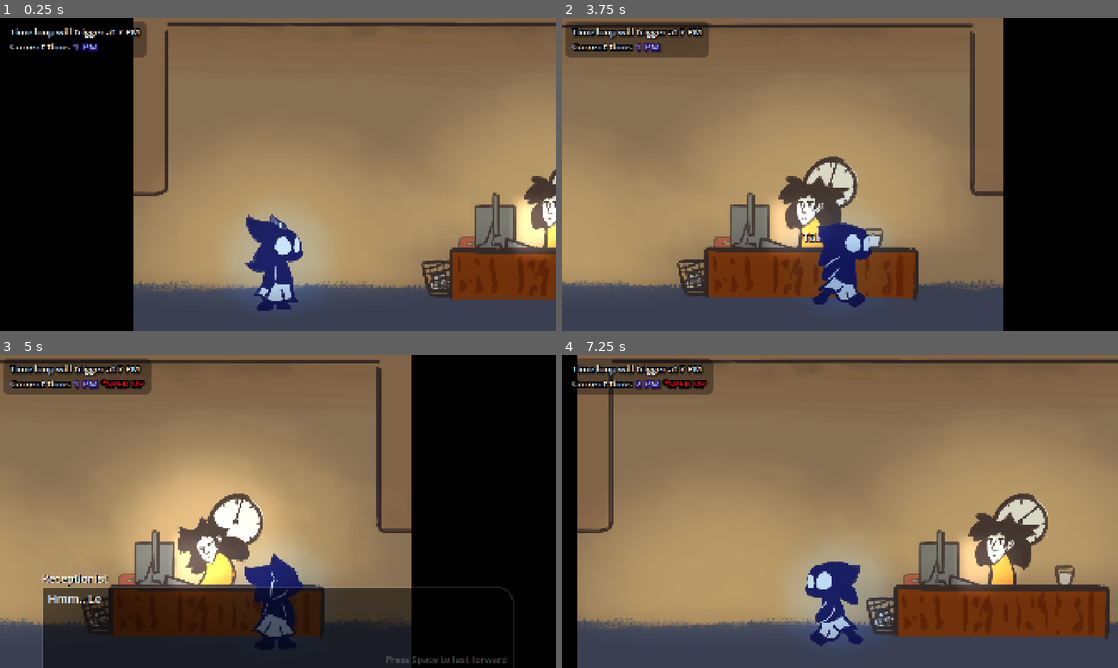
Above: before the commit, frames 1-4 (two rows, left to right).
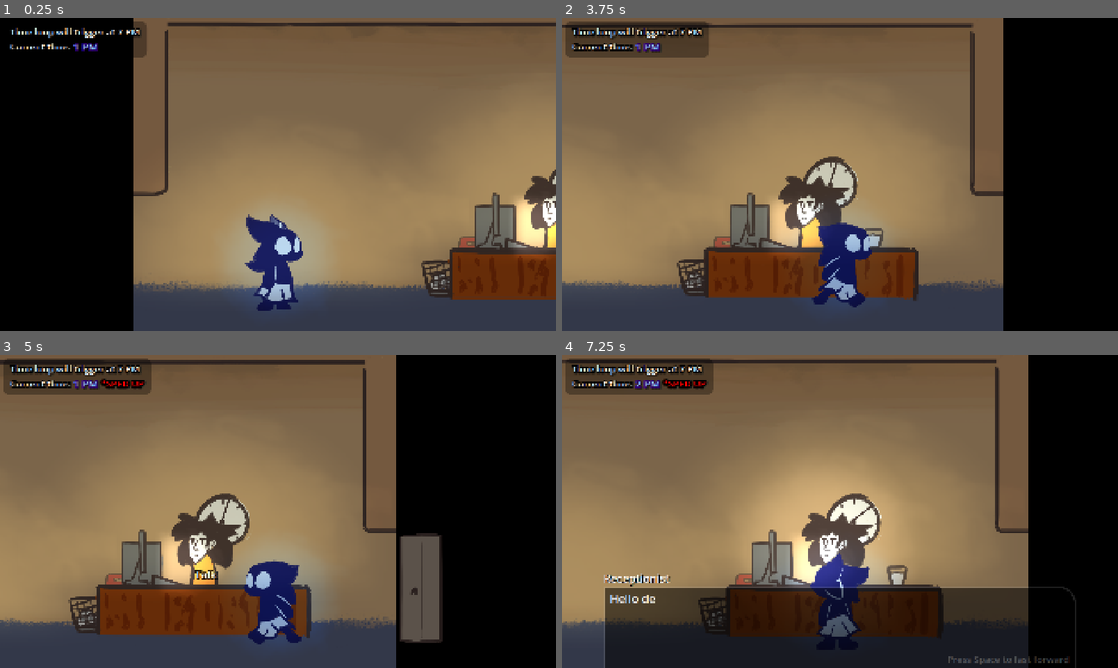
Above: after the commit, the same moments.

Repository: FlooferLand/timeloop-game
Game: Godot game, scene res://levels/the_building/the_building.tscn
Same seed, same stepped clock (60 frames per second), same inputs: the game is played once before the commit and once after it. This scene is started directly instead of the project's main scene. Sound files missing from this copy of the repository are replaced by a short silence.
Inputs (mouse positions are in pixels of both pictures, inside the frame that each line leads up to):
- Up to frame 1 (0.25 s): no input
- Up to frame 2 (3.75 s): tap Enter at 0.5 s; move the mouse to (962, 158) at 0.52 s; hold Space (advance_dialog) 0.53-1.28 s; hold D (walk_right) 0.53-2.03 s; click (962, 158) at 0.67 s; tap Up (interact) at 0.8, 1.35, 2.3, 2.85 s; move the mouse to (728, 190) at 1.27 s; click (728, 190) at 1.42 s; tap Space (advance_dialog) at 1.55, 3.05 s; move the mouse to (895, 105) at 2.02 s; hold A (walk_left) 2.03-2.78 s; hold Space (advance_dialog) 2.03-2.78 s; click (895, 105) at 2.17 s; move the mouse to (812, 237) at 2.77 s; hold D (walk_right) from 2.78 s (still down); click (812, 237) at 2.92 s; move the mouse to (1006, 221) at 3.52 s; hold Shift (sprint) from 3.53 s (still down); click (1006, 221) at 3.67 s
- Up to frame 3 (5 s): tap Up (interact) at 3.8 s; tap Space (advance_dialog) at 4.25, 4.55 s; move the mouse to (278, 580) at 4.27 s; release D (walk_right) at 4.28 s; release Shift (sprint) at 4.28 s; hold A (walk_left) from 4.28 s (still down); tap T at 4.35 s; click (278, 580) at 4.42 s
- Up to frame 4 (7.25 s): tap Space (advance_dialog) at 5, 6.05 s; move the mouse to (840, 627) at 5.02 s; release A (walk_left) at 5.03 s; hold D (walk_right) 5.03-5.78 s; hold Space (advance_dialog) 5.03-5.78 s; click (840, 627) at 5.17 s; tap Up (interact) at 5.3, 5.85, 6.8 s; move the mouse to (840, 627) at 5.77 s; hold A (walk_left) from 5.78 s (still down); click (840, 627) at 5.92 s; move the mouse to (962, 495) at 6.52 s; hold Space (advance_dialog) from 6.53 s (still down); click (962, 495) at 6.67 s

The runs differ from the first frame. In frame 2, less than 0.1% of the frame differs, in the area x 43-47%, y 68-72%; in frame 3, 33%; in frame 4, 59%, in the area x 0-100%, y 0-100%.

Commit message:
Yippe

Diff:
--- a/autoload/dialog_manager/dialog_box.gd
+++ b/autoload/dialog_manager/dialog_box.gd
@@ -82,6 +82,7 @@
 		elif additional is DialogEventAction:
 			var action := additional as DialogEventAction
 			manager.action_event.emit(action.event_name)
+			manager.can_close_early = false  # Fixes item duplication
 
 	# Looking at all the dialog content types
 	var pitch_variety := 1.0 if character == null else character.pitch_variety
--- a/autoload/dialog_manager/dialog_manager.gd
+++ b/autoload/dialog_manager/dialog_manager.gd
@@ -13,6 +13,7 @@
 
 var player_ref: Player = null  ## Filled in by Player
 var time_in_dialog: float = 0.0
+var can_close_early := true
 
 func _enter_tree() -> void:
 	visible = false
@@ -28,6 +29,8 @@
 	dialog_opened.emit()
 
 func close(closed_early: bool = false) -> void:
+	if closed_early and not can_close_early:
+		return
 	dialog_box.close()
 	visible = false
 	if player_ref != null:  # Required when not running in-game
@@ -37,6 +40,7 @@
 	dialog_closed.emit(closed_early)
 	update_speaking.emit(false)
 	time_in_dialog = 0
+	can_close_early = true
 
 func _process(delta: float) -> void:
 	if visible:
--- /dev/null
+++ b/autoload/game_storage/game_storage.gd
@@ -0,0 +1,10 @@
+## This script contains things stored globally, usually to be passed between elvels
+## DO NOT store references to nodes here and all
+## Will be reset when the game resets
+extends Node
+
+## Set by the elevator doors script; If the player has a bunny item when entering the elevator
+var will_have_bnnuy_in_elevator := false
+
+func reset() -> void:
+	will_have_bnnuy_in_elevator = false
--- /dev/null
+++ b/autoload/speedrun_manager/speedrun_manager.gd
@@ -0,0 +1,15 @@
+class_name SpeedrunManagerType extends Node
+
+var time: float = 0.0
+var running: bool = false
+
+func start_timer() -> void:
+	running = true
+
+func stop_timer() -> void:
+	running = false
+	time = 0.0
+
+func _process(delta: float) -> void:
+	if running:
+		time += delta
--- a/components/npc/walk/person_walk_component.gd
+++ b/components/npc/walk/person_walk_component.gd
@@ -28,8 +28,8 @@
 	if parent.collision_mask != 0:
 		push_warning("A collision layer is set for NPC '%s'! They should not collide with each other" % parent.name)
 
-	if not parent.get_collision_mask_value(4) or not parent.get_collision_layer_value(4):
-		push_warning("NPC bit value disabled for NPC '%s'!" % parent.name)
+	if not parent.get_collision_layer_value(4) or parent.get_collision_mask_value(4):
+		push_warning("NPC bit values not set correctly for NPC '%s'! (layer 4 should be on, mask 4 should be off)" % parent.name)
 		parent.set_collision_layer_value(4, true)
 		parent.set_collision_mask_value(4, false)
 
--- a/entities/elevator_doors/elevator_doors.gd
+++ b/entities/elevator_doors/elevator_doors.gd
@@ -7,5 +7,6 @@
 
 func _ready() -> void:
 	interact_comp.on_player_interact.connect(func(player: Player) -> void:
+		GameStorage.will_have_bnnuy_in_elevator = (player.inventory_comp.has_item(InventoryItem.Id.ManagersPlushie))
 		get_tree().change_scene_to_packed(ElevatorRideScene)
 	)
--- a/entities/managers_computer/managers_computer.tscn
+++ b/entities/managers_computer/managers_computer.tscn
@@ -24,6 +24,7 @@
 
 [node name="CanvasLayer" type="CanvasLayer" parent="." node_paths=PackedStringArray("parent", "shutdown_button")]
 layer = 10
+visible = false
 script = ExtResource("4_jd8n0")
 parent = NodePath("..")
 shutdown_button = NodePath("Control/Exit")
--- a/entities/npcs/the_manager/the_manager.tscn
+++ b/entities/npcs/the_manager/the_manager.tscn
@@ -17,6 +17,8 @@
 size = Vector2(146, 506)
 
 [node name="TheManager" type="CharacterBody2D" node_paths=PackedStringArray("walk_comp", "person_dialog_comp", "interact_comp") groups=["living_entity"]]
+collision_layer = 8
+collision_mask = 0
 script = ExtResource("1_8536a")
 elevator_keys_item = ExtResource("2_6fut4")
 plushie_item = ExtResource("3_3xmoo")
--- a/entities/player/Player.tscn
+++ b/entities/player/Player.tscn
@@ -14,7 +14,7 @@
 height = 250.0
 
 [sub_resource type="RectangleShape2D" id="RectangleShape2D_453mm"]
-size = Vector2(209, 294)
+size = Vector2(63, 294)
 
 [node name="Player" type="CharacterBody2D" node_paths=PackedStringArray("sprite", "footstep_comp", "inventory_comp", "camera")]
 z_index = 2
@@ -57,7 +57,7 @@
 collision = NodePath("CollisionShape2D")
 
 [node name="CollisionShape2D" type="CollisionShape2D" parent="PlayerInteraction"]
-position = Vector2(103, -146)
+position = Vector2(128.5, -146)
 shape = SubResource("RectangleShape2D_453mm")
 debug_color = Color(0.372549, 0.615686, 0, 0.109804)
 
--- /dev/null
+++ b/levels/elevator_ride/bnnuy_real.gd
@@ -0,0 +1,10 @@
+extends Area2D
+
+@export var squeak: AudioStreamPlayer
+
+func _ready() -> void:
+	visible = GameStorage.will_have_bnnuy_in_elevator
+	body_entered.connect(func(body: Node2D) -> void:
+		if body is Player and visible:
+			squeak.play()
+	)
--- a/levels/elevator_ride/elevator_ride.tscn
+++ b/levels/elevator_ride/elevator_ride.tscn
@@ -7,12 +7,19 @@
 [ext_resource type="PackedScene" uid="uid://dytk4odemy15w" path="res://entities/player/Player.tscn" id="3_fh6it"]
 [ext_resource type="Texture2D" uid="uid://b6yjqit5233yp" path="res://assets/textures/room/elevator_doors.png" id="4_xku71"]
 [ext_resource type="Texture2D" uid="uid://c0cjqp1x2fupm" path="res://assets/textures/light/area_light_long.png" id="5_ymjri"]
+[ext_resource type="Texture2D" uid="uid://br8xubv0tj2dn" path="res://assets/textures/props/bnnuy.png" id="6_ojh5c"]
 [ext_resource type="SpriteFrames" uid="uid://cr1jr04f0k0wn" path="res://assets/textures/player/with_arms.tres" id="6_qhb31"]
+[ext_resource type="Script" uid="uid://ceiq2iplk6k2a" path="res://levels/elevator_ride/bnnuy_real.gd" id="7_1265l"]
 [ext_resource type="AudioStream" uid="uid://gfut33atohyx" path="res://assets/music/elevator_ride_once.mp3" id="7_vtdon"]
+[ext_resource type="AudioStream" uid="uid://0utmplsjxer7" path="res://assets/sfx/random/confetti.wav" id="8_47d1j"]
 [ext_resource type="Texture2D" uid="uid://ctai58rgk4jp7" path="res://assets/textures/water_particle.png" id="8_lfvvc"]
 [ext_resource type="AudioStream" uid="uid://blaosq502k3vy" path="res://assets/music/elevator_climbing.mp3" id="8_o7onx"]
 [ext_resource type="AudioStream" uid="uid://b7d4hxmd5cvyh" path="res://assets/sfx/elevator/elevator_mechanical_arrived.wav" id="9_1g1s0"]
+[ext_resource type="Texture2D" uid="uid://fyb3wuw770hk" path="res://assets/textures/light/circle_light.png" id="9_1hu4k"]
 [ext_resource type="AudioStream" uid="uid://sd3dtbv14v5m" path="res://assets/music/elevator_bleep.wav" id="9_f40j1"]
+
+[sub_resource type="RectangleShape2D" id="RectangleShape2D_1265l"]
+size = Vector2(149.98291, 242.6752)
 
 [sub_resource type="WorldBoundaryShape2D" id="WorldBoundaryShape2D_x4l2d"]
 normal = Vector2(0, -30)
@@ -582,6 +589,25 @@
 energy = 0.5
 texture = ExtResource("5_ymjri")
 
+[node name="Bnnuy" type="Area2D" parent="Environment" node_paths=PackedStringArray("squeak")]
+modulate = Color(0.8367553, 0.8367553, 0.8367551, 1)
+position = Vector2(417, -112)
+scale = Vector2(1.0934579, 1.0934579)
+script = ExtResource("7_1265l")
+squeak = NodePath("AudioStreamPlayer")
+metadata/_edit_group_ = true
+
+[node name="Sprite2D" type="Sprite2D" parent="Environment/Bnnuy"]
+z_index = 1
+texture = ExtResource("6_ojh5c")
+
+[node name="CollisionShape2D" type="CollisionShape2D" parent="Environment/Bnnuy"]
+position = Vector2(0, -11.431625)
+shape = SubResource("RectangleShape2D_1265l")
+
+[node name="AudioStreamPlayer" type="AudioStreamPlayer" parent="Environment/Bnnuy"]
+stream = ExtResource("8_47d1j")
+
 [node name="Physics" type="Node2D" parent="."]
 
 [node name="Floor" type="StaticBody2D" parent="Physics"]
@@ -611,6 +637,13 @@
 z_index = 10
 sprite_frames = ExtResource("6_qhb31")
 animation = &"idle"
+
+[node name="PointLight2D" type="PointLight2D" parent="FakePlayer"]
+z_index = -2
+color = Color(0.0015500508, 0.24229544, 0.580645, 1)
+energy = 0.6
+texture = ExtResource("9_1hu4k")
+texture_scale = 2.0
 
 [node name="Camera2D" type="Camera2D" parent="."]
 position = Vector2(0, -382)
--- a/levels/ending/ending.gd
+++ b/levels/ending/ending.gd
@@ -1,7 +1,10 @@
 extends Node2D
 
 @export var anim_player: AnimationPlayer
+@export var speedrun_time: Label
 
 func _ready() -> void:
 	Input.mouse_mode = Input.MOUSE_MODE_HIDDEN
 	anim_player.play("ending")
+	speedrun_time.text = "Completed in %s seconds" % snappedf(SpeedrunManager.time, 0.001)
+	SpeedrunManager.stop_timer()
--- a/levels/ending/ending.tscn
+++ b/levels/ending/ending.tscn
@@ -233,9 +233,14 @@
 [sub_resource type="RectangleShape2D" id="RectangleShape2D_meo4a"]
 size = Vector2(680, 680)
 
-[node name="Ending" type="Node2D" node_paths=PackedStringArray("anim_player")]
+[sub_resource type="LabelSettings" id="LabelSettings_4qn2m"]
+font_size = 32
+font_color = Color(1, 1, 1, 0.44313726)
+
+[node name="Ending" type="Node2D" node_paths=PackedStringArray("anim_player", "speedrun_time")]
 script = ExtResource("1_v4ub4")
 anim_player = NodePath("AnimationPlayer")
+speedrun_time = NodePath("Bottom/Speedrun time")
 
 [node name="ClearColor" parent="." instance=ExtResource("1_ue5om")]
 
@@ -315,6 +320,23 @@
 volume_db = -6.0
 bus = &"SFX"
 
+[node name="Speedrun time" type="Label" parent="Bottom"]
+layout_mode = 1
+anchors_preset = -1
+anchor_left = 0.5
+anchor_top = 1.0
+anchor_right = 0.5
+anchor_bottom = 1.0
+offset_left = -960.0
+offset_top = -60.0
+offset_right = 960.0
+grow_horizontal = 2
+grow_vertical = 2
+text = "Time: 0"
+label_settings = SubResource("LabelSettings_4qn2m")
+horizontal_alignment = 1
+vertical_alignment = 1
+
 [node name="SFX" type="AudioStreamPlayer" parent="."]
 volume_db = -12.0
 bus = &"SFX"
--- a/levels/outside/building.gd
+++ b/levels/outside/building.gd
@@ -6,5 +6,6 @@
 
 func _ready() -> void:
 	interact_comp.on_player_interact.connect(func(player: Player) -> void:
+		SpeedrunManager.start_timer()
 		get_tree().change_scene_to_packed(BuildingScene)
 	)
--- a/levels/outside/intro.tscn
+++ b/levels/outside/intro.tscn
@@ -704,7 +704,7 @@
 position = Vector2(48, -944)
 
 [node name="OutsideCamera" type="Camera2D" parent="Camera" node_paths=PackedStringArray("target")]
-position = Vector2(-199.99695, -1687.9908)
+position = Vector2(48, -944)
 zoom = Vector2(0.8, 0.8)
 process_callback = 0
 limit_left = -1150
--- a/levels/the_building/the_building.tscn
+++ b/levels/the_building/the_building.tscn
@@ -37,7 +37,7 @@
 bus = &"SFX"
 
 [node name="CanvasModulate" type="CanvasModulate" parent="."]
-color = Color(0.7476796, 0.7476796, 0.7476796, 1)
+color = Color(0.6810102, 0.68101007, 0.68101, 1)
 
 [node name="WorldEnvironment" type="WorldEnvironment" parent="."]
 environment = ExtResource("6_l6iex")
--- a/levels/title_screen/title_screen.gd
+++ b/levels/title_screen/title_screen.gd
@@ -21,6 +21,7 @@
 	)
 	anim_player.animation_finished.connect(func(anim_name: String) -> void:
 		if anim_name == "respond":
+			GameStorage.reset()
 			get_tree().change_scene_to_packed(IntroScene)
 	)
 
--- a/levels/title_screen/title_screen.tscn
+++ b/levels/title_screen/title_screen.tscn
@@ -246,6 +246,7 @@
 grow_vertical = 2
 texture = ExtResource("1_firn2")
 stretch_mode = 6
+metadata/_edit_lock_ = true
 
 [node name="Spaceship" type="AnimatedSprite2D" parent="." node_paths=PackedStringArray("child")]
 self_modulate = Color(1, 1, 1, 0.8)
--- a/project.godot
+++ b/project.godot
@@ -35,6 +35,8 @@
 JoypadManager="*res://autoload/joypad_manager/joypad_manager.gd"
 InputManager="*res://autoload/input_manager/input_manager.gd"
 SpotlightManager="*res://autoload/spotlight_manager/spotlight_manager.gd"
+SpeedrunManager="*res://autoload/speedrun_manager/speedrun_manager.gd"
+GameStorage="*res://autoload/game_storage/game_storage.gd"
 
 [compression]
 
@@ -159,8 +161,7 @@
 
 [rendering]
 
-renderer/rendering_method="gl_compatibility"
-renderer/rendering_method.mobile="gl_compatibility"
+renderer/rendering_method="mobile"
 2d/shadow_atlas/size=512
 reflections/specular_occlusion/enabled=false
 driver/depth_prepass/enable=false
--- a/rooms/elevator_room.tscn
+++ b/rooms/elevator_room.tscn
@@ -46,7 +46,7 @@
 [node name="Background" parent="AutoRoom" index="0"]
 modulate = Color(0.734733, 0.877948, 0.929577, 1)
 material = SubResource("ShaderMaterial_h3wxf")
-scale = Vector2(0.78125, 0.925926)
+scale = Vector2(0.78125, 0.9259259)
 
 [node name="Ceiling" parent="AutoRoom" index="1"]
 modulate = Color(0.70173, 0.70173, 0.70173, 1)
@@ -56,7 +56,7 @@
 [node name="Floor" parent="AutoRoom" index="2"]
 modulate = Color(0.697578, 0.697578, 0.697578, 1)
 material = SubResource("ShaderMaterial_x7qqi")
-scale = Vector2(0.78125, 1)
+scale = Vector2(0.78125, 1.15)
 texture = ExtResource("3_af8on")
 
 [node name="Sprite" parent="AutoRoom/LeftWall" index="0"]
Not shown, added: autoload/game_storage/game_storage.gd.uid
Not shown, added: autoload/speedrun_manager/speedrun_manager.gd.uid
Not shown: 1 places in entities/npcs/the_manager/the_manager.tscn that only renumber resources
Not shown, changed: export_presets.cfg
Not shown, added: levels/elevator_ride/bnnuy_real.gd.uid
Not shown: 1 places in levels/elevator_ride/elevator_ride.tscn that only renumber resources
Not shown: 1 places in levels/ending/ending.tscn that only renumber resources
